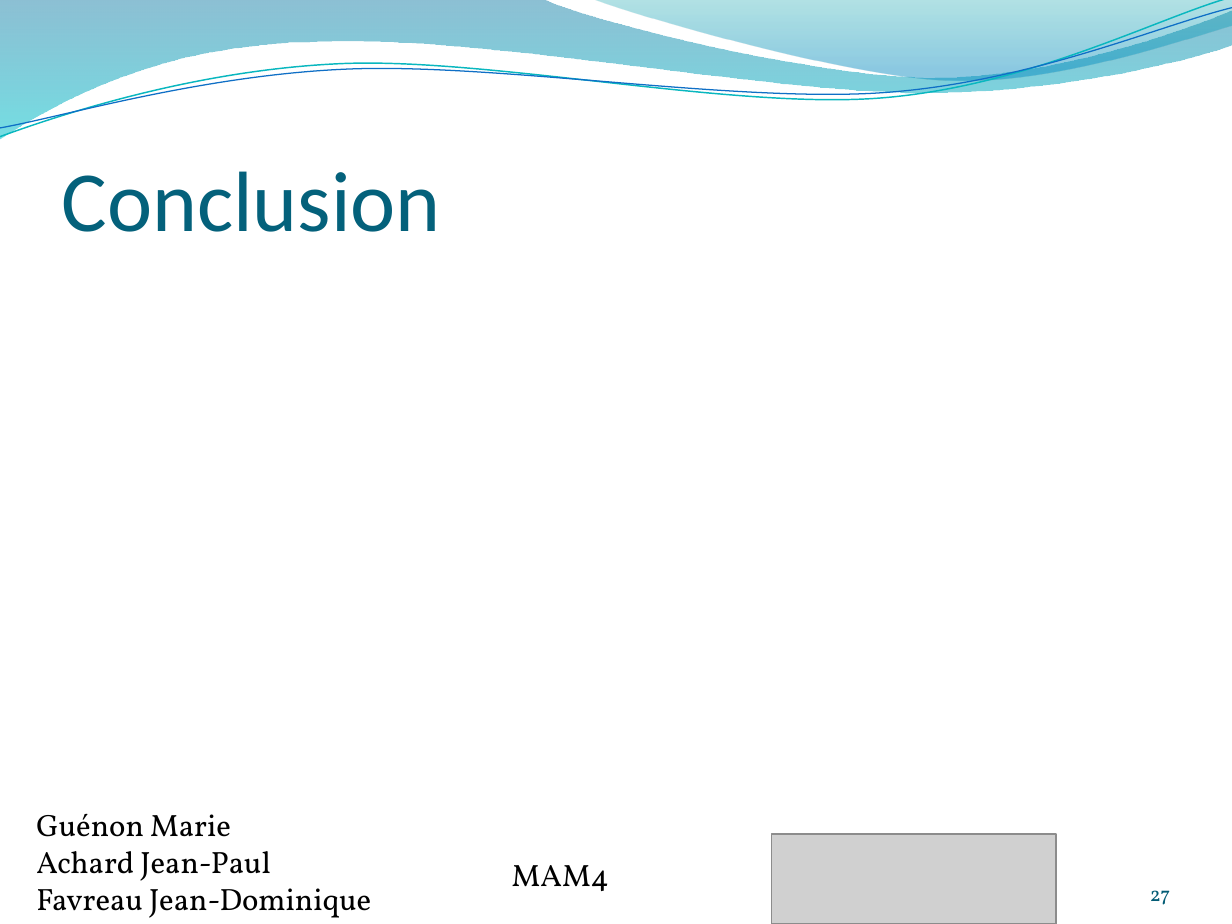
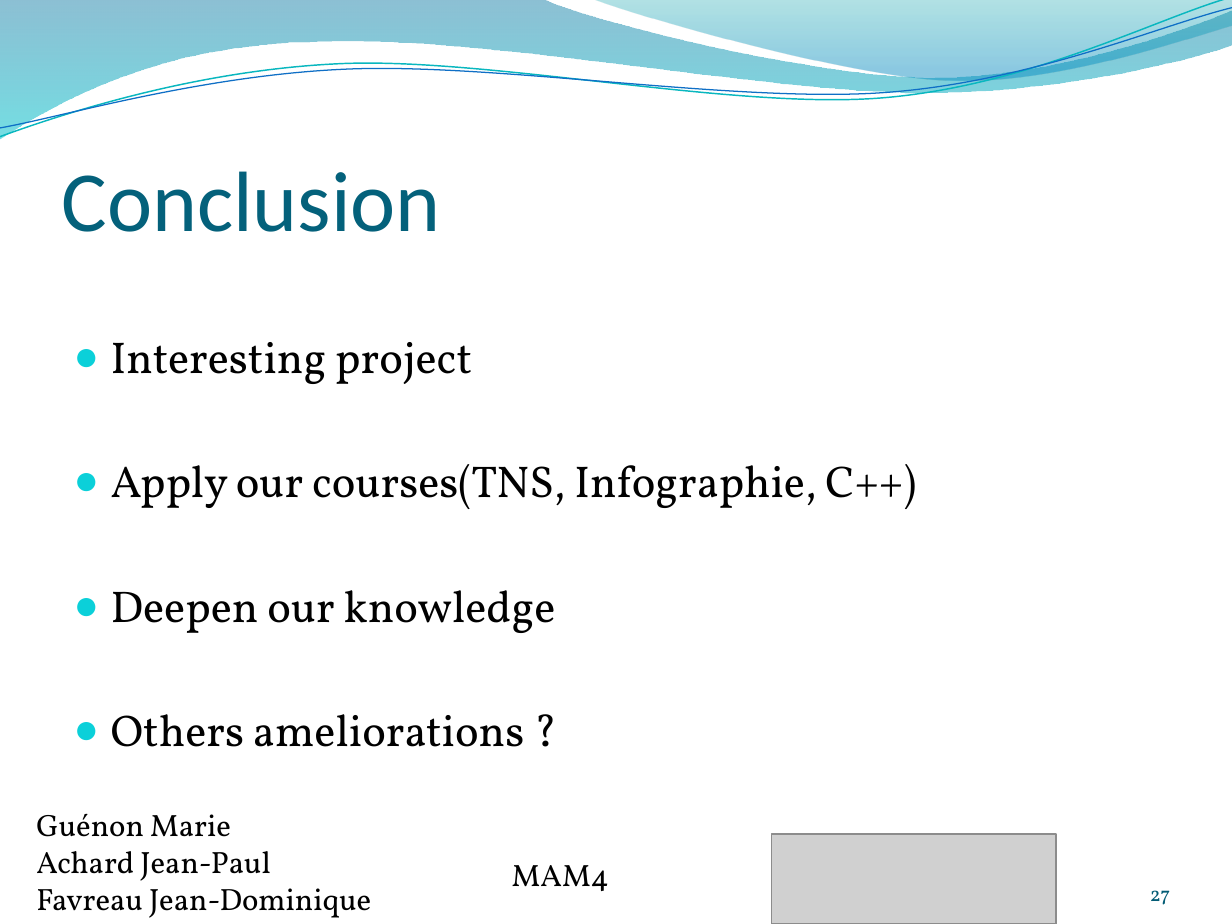
Before and after one commit to jeando/projetS7, a slide deck: slide 27 of annexes/Word_recognition.pptx. Drawn at 1232x924 pixels with LibreOffice and Linux fonts; fonts in the diff are those of the drawing; grey boxes stand for pictures. Boxes give left, top, right and bottom in pixels: in the first picture for what was removed or moved away, otherwise in the second. Text is boxed around its words. In the diff, an @@ line names an element or a change of style, - is before the commit and + after.

```diff
--- a/annexes/Word_recognition.pptx
+++ b/annexes/Word_recognition.pptx
@@ text added at (111,342,916,747), 26 pt, text #000000 @@
+● Interesting project
+● Apply our courses(TNS, Infographie, C++)
+● Deepen our knowledge
+● Others ameliorations ?
```
Also in this commit, not shown: 6 other slides changed.
